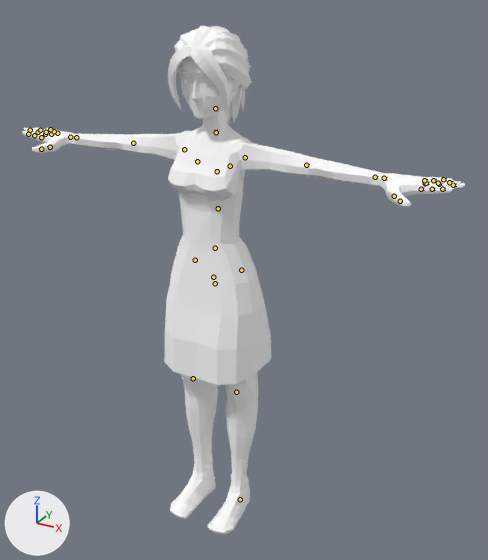
Renders of the glTF model games/work-in-progress/assets/people/womandress.glb from each side of a commit.
Camera for both pictures: a 50 mm camera at (1.163, -1.967, 1.963) aimed at (0.153, -0.133, 1.045). The lights are fixed; the arrows at lower left show +X, +Y and +Z. The first picture is the older version. The bones that change, and the others that lie on the model, are drawn over the model as lines.

The first picture shows 'SkinnedMesh'.
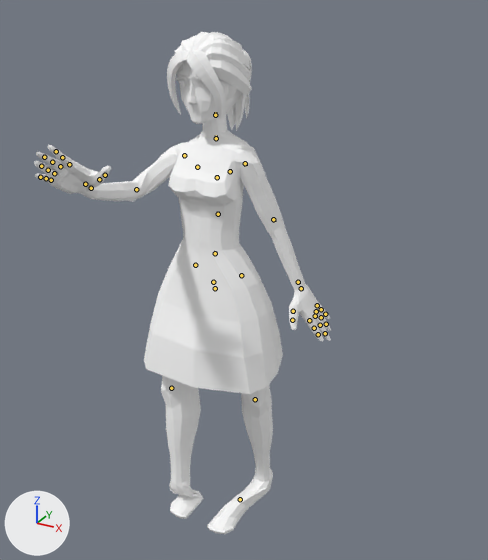
The newer file adds an action. The first version stands in its rest pose; the second is drawn at frame 17 of the action 'interact'.

Where the change shows, as pixel boxes [x1, y1, x2, y2] in the pictures (488 x 560 px):
'SkinnedMesh', posed (33% narrower): before [22, 26, 465, 534]; after [34, 32, 331, 534]
bone 'Body', root to tip: before (215, 283) to (215, 281); after (215, 288) to (215, 286)
bone 'Head', root to tip: before (215, 108) to (215, 106); after (215, 115) to (215, 112)
bone 'UpperArm.L', root to tip: before (245, 157) to (247, 158); after (245, 163) to (246, 166)
bone 'UpperArm.R', root to tip: before (184, 149) to (182, 149); after (184, 155) to (182, 156)
bone 'LowerArm.R', root to tip: before (133, 143) to (131, 142); after (136, 189) to (135, 189)
bone 'Wrist.R', root to tip: before (76, 137) to (74, 137); after (91, 188) to (89, 187)
bone 'Middle2.R', root to tip: before (45, 134) to (44, 133); after (60, 166) to (59, 165)
bone 'Ring2.R', root to tip: before (51, 134) to (50, 133); after (54, 173) to (52, 172)
bone 'Pinky2.R', root to tip: before (57, 133) to (56, 132); after (51, 180) to (49, 179)
bone 'Thumb1.R', root to tip: before (70, 137) to (68, 138); after (85, 184) to (87, 183)
bone 'UpperLeg.L', root to tip: before (241, 270) to (241, 271); after (241, 275) to (242, 276)
bone 'LowerLeg.L', root to tip: before (236, 392) to (236, 393); after (255, 399) to (255, 400)
bone 'UpperLeg.R', root to tip: before (195, 260) to (195, 261); after (195, 265) to (195, 266)
bone 'LowerLeg.R', root to tip: before (193, 378) to (193, 379); after (171, 388) to (171, 389)

The change in detail:
Bone 'Body' (bone_body) moves from (0.0, 0.0, 0.0) to (0.0, -0.0002, 0.0).
Bone 'Head' (bone_head) turns from (0, 0, 0) to (-3, -8, 1) degrees about its own x, y and z.
Bone 'UpperArm.L' (bone_upperarm_l) turns from (0, 0, 0) to (-67, 14, 1) degrees about its own x, y and z.
Bone 'UpperArm.R' (bone_upperarm_r) turns from (0, 0, 0) to (-117, 65, -48) degrees about its own x, y and z.
Bone 'LowerArm.R' (bone_lowerarm_r) turns from (0, 0, 0) to (-39, -43, 54) degrees about its own x, y and z.
Bone 'Wrist.R' (bone_wrist_r) turns from (0, 0, 0) to (18, -5, 21) degrees about its own x, y and z.
Bone 'Middle2.R' (bone_middle2_r) turns from (0, 0, 0) to (-13, 3, 3) degrees about its own x, y and z.
Bone 'Ring2.R' (bone_ring2_r) turns from (0, 0, 0) to (-15, 8, 11) degrees about its own x, y and z.
Bone 'Pinky2.R' (bone_pinky2_r) turns from (0, 0, 0) to (-19, 18, 12) degrees about its own x, y and z.
Bone 'Thumb1.R' (bone_thumb1_r) turns from (0, 0, 0) to (-19, -45, 10) degrees about its own x, y and z.
Bone 'UpperLeg.L' (bone_upperleg_l) turns from (0, 0, 0) to (1, -26, -9) degrees about its own x, y and z.
Bone 'LowerLeg.L' (bone_lowerleg_l) turns from (0, 0, 0) to (12, 0, 0) degrees about its own x, y and z.
Bone 'UpperLeg.R' (bone_upperleg_r) turns from (0, 0, 0) to (-12, 20, 0) degrees about its own x, y and z.
Bone 'LowerLeg.R' (bone_lowerleg_r) turns from (0, 0, 0) to (7, 0, 0) degrees about its own x, y and z.
